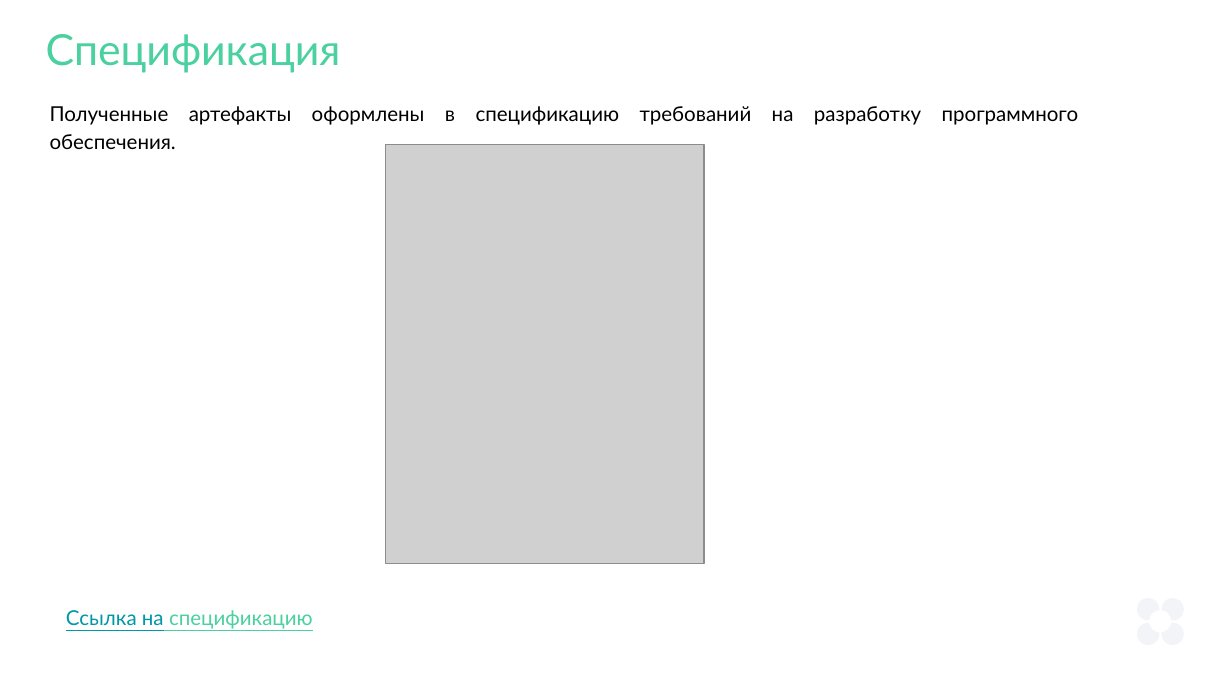
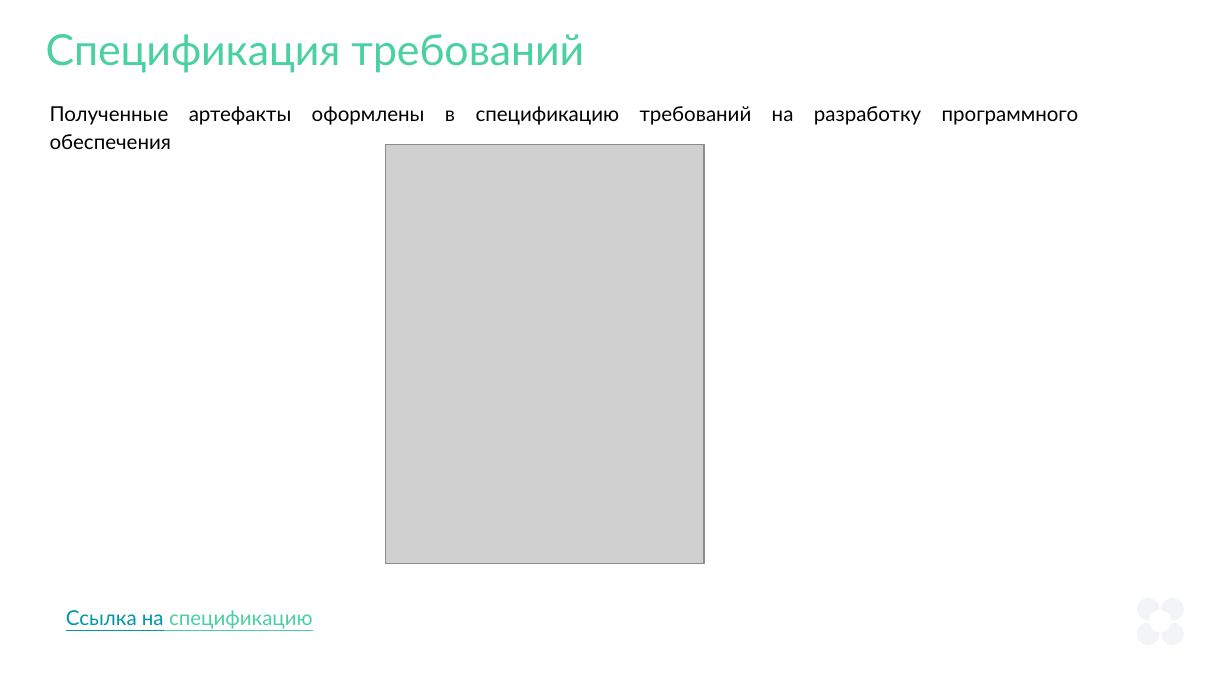
Before and after one commit to denmaloyreb/netology, a slide deck: slide 21 of diploma/Rebenok D.V. SAL-63.pptx. Drawn at 1232x693 pixels with LibreOffice and Linux fonts; fonts in the diff are those of the drawing; grey boxes stand for pictures. Boxes give left, top, right and bottom in pixels: in the first picture for what was removed or moved away, otherwise in the second. Text is boxed around its words. In the diff, an @@ line names an element or a change of style, - is before the commit and + after.

```diff
--- a/diploma/Rebenok D.V. SAL-63.pptx
+++ b/diploma/Rebenok D.V. SAL-63.pptx
@@ text at <box>46,34,584,73</box>: text changed @@
-Спецификация
+Спецификация требований
@@ text at <box>50,106,1079,149</box>: text changed @@
-Полученные артефакты оформлены в спецификацию требований на разработку программного обеспечения.
+Полученные артефакты оформлены в спецификацию требований на разработку программного обеспечения
```
Also in this commit, not shown: 4 other slides changed, 1 other file.
